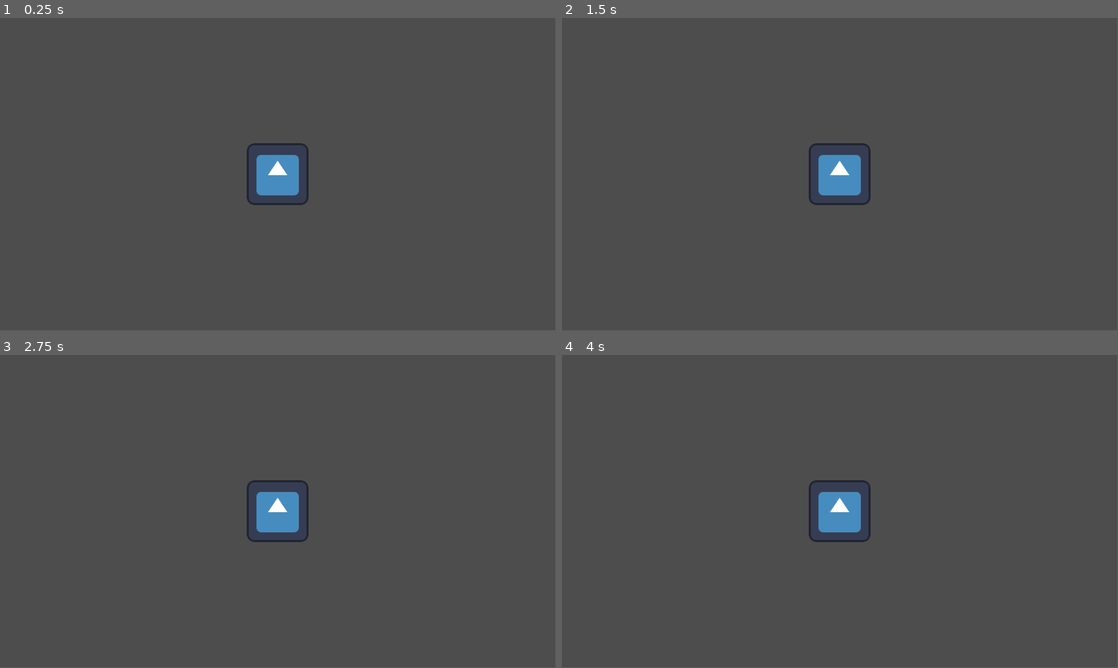
Above: before the commit, frames 1-4 (two rows, left to right).
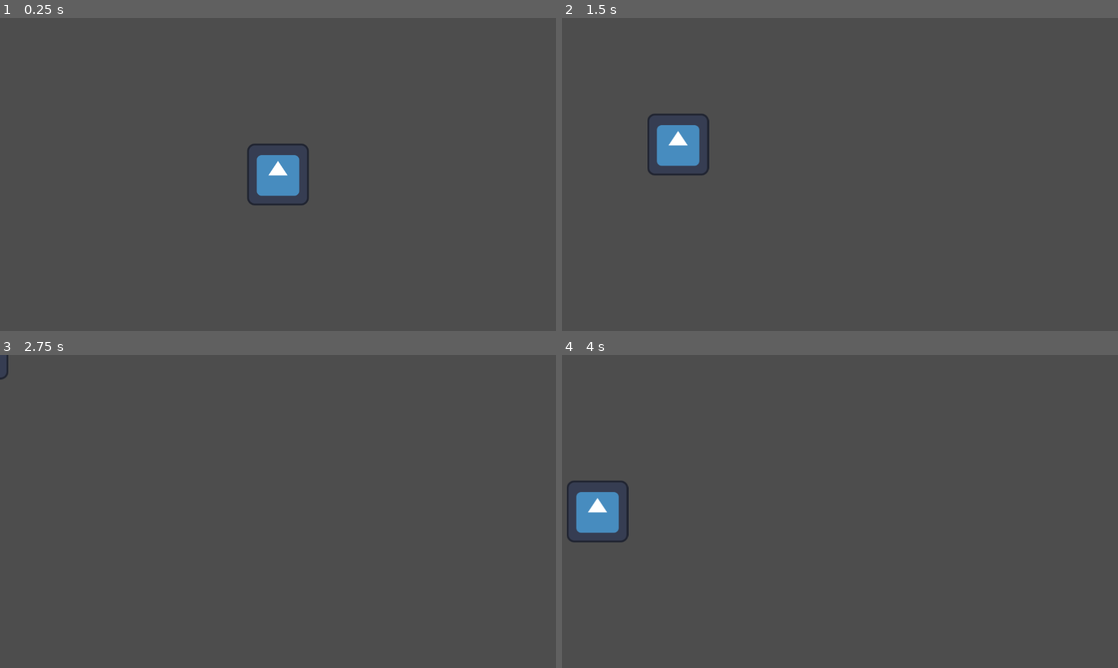
Above: after the commit, the same moments.

Repository: Senjia12/Gamejam2
Game: Godot game, scene res://Level/main.tscn
Same seed, same stepped clock (60 frames per second), same inputs: the game is played once before the commit and once after it. The engine's default icon, where the game draws it, is replaced by a stand-in: a white triangle on a blue panel in a dark square.
Inputs (mouse positions are in pixels of both pictures, inside the frame that each line leads up to):
- Up to frame 1 (0.25 s): no input
- Up to frame 2 (1.5 s): tap Enter at 0.5 s; move the mouse to (962, 158) at 0.52 s; hold D (right, bound only after the commit) 0.53-1.28 s; click (962, 158) at 0.67 s; move the mouse to (728, 190) at 1.27 s; hold S (down, bound only after the commit) from 1.28 s (still down); click (728, 190) at 1.42 s
- Up to frame 3 (2.75 s): move the mouse to (333, 442) at 2.02 s; release S (down, bound only after the commit) at 2.03 s; hold D (right, bound only after the commit) from 2.03 s (still down); click (333, 442) at 2.17 s
- Up to frame 4 (4 s): move the mouse to (812, 574) at 2.77 s; release D (right, bound only after the commit) at 2.78 s; hold W (up, bound only after the commit) 2.78-3.53 s; click (812, 574) at 2.92 s; tap Space at 3.5 s; move the mouse to (1006, 558) at 3.52 s; hold A (left, bound only after the commit) from 3.53 s (still down); click (1006, 558) at 3.67 s
In our replay, the window is 799x449 before the commit and 800x450 after it. These sizes can differ from the game's own. Grey fills any space a smaller window leaves; there, only what the larger window draws over its background counts as a difference.

The runs differ from the first frame. In frame 1, 0.1% of the frame differs, in the area x 44-56%, y 40-60%; in frame 2, 2.6%, in the area x 15-56%, y 30-60%; in frame 3, 1.3%; in frame 4, 2.6%.

Commit message:
cam

Diff:
--- a/coincoin/Globals.gd
+++ b/coincoin/Globals.gd
@@ -1,4 +1,7 @@
 extends Node
+
+
+var night := true
 
 
 
--- a/coincoin/Level/Cam controller/cam_controller.gd
+++ b/coincoin/Level/Cam controller/cam_controller.gd
@@ -1,8 +1,36 @@
 extends Camera2D
 
 
+var screen_size := Vector2.ZERO
+@export var speed := 450
 
+func _ready():
+	Input.set_mouse_mode(3)
+	screen_size = DisplayServer.window_get_size(0)
 
 
 func _physics_process(delta: float) -> void:
-	pass
+	if Globals.night:
+		var move_dir := Vector2(Input.get_action_strength("right") - Input.get_action_strength("left"), Input.get_action_strength("down") - Input.get_action_strength("up"))
+		if move_dir == Vector2.ZERO:
+			if get_local_mouse_position().x >= screen_size.x / zoom.x / 2 -20:
+				move_dir.x = 1
+			elif get_local_mouse_position().x <= -screen_size.x / zoom.x / 2 +20:
+				move_dir.x = -1
+			if get_local_mouse_position().y >= screen_size.y / zoom.x / 2 -20:
+				move_dir.y += 1
+			elif get_local_mouse_position().y <= -screen_size.y / zoom.x / 2 +20:
+				move_dir.y += -1
+		global_position += move_dir * speed * delta / zoom.x
+	else:
+		global_position = Globals.player.global_position
+
+func _input(event):
+	if event is InputEventMouseButton:
+		if event.is_pressed():
+			if event.button_index == MOUSE_BUTTON_WHEEL_DOWN:
+				if get_zoom() >= Vector2(0.5,0.5):
+					set_zoom(zoom / 1.2)
+			elif event.button_index == MOUSE_BUTTON_WHEEL_UP:
+				if get_zoom() <= Vector2(2,2):
+					set_zoom(zoom * 1.2)
--- a/coincoin/Level/main.tscn
+++ b/coincoin/Level/main.tscn
@@ -10,6 +10,8 @@
 texture = ExtResource("1_8b1fp")
 
 [node name="Cam controller" type="Camera2D" parent="."]
+position_smoothing_enabled = true
+position_smoothing_speed = 12.0
 script = ExtResource("2_x58xy")
 
 [node name="Nécromancien" parent="." instance=ExtResource("3_6rrow")]
--- a/coincoin/project.godot
+++ b/coincoin/project.godot
@@ -18,3 +18,31 @@
 [autoload]
 
 Globals="*res://Globals.gd"
+
+[display]
+
+window/stretch/mode="viewport"
+window/stretch/aspect="expand"
+
+[input]
+
+up={
+"deadzone": 0.5,
+"events": [Object(InputEventKey,"resource_local_to_scene":false,"resource_name":"","device":-1,"window_id":0,"alt_pressed":false,"shift_pressed":false,"ctrl_pressed":false,"meta_pressed":false,"pressed":false,"keycode":0,"physical_keycode":87,"key_label":0,"unicode":122,"location":0,"echo":false,"script":null)
+]
+}
+down={
+"deadzone": 0.5,
+"events": [Object(InputEventKey,"resource_local_to_scene":false,"resource_name":"","device":-1,"window_id":0,"alt_pressed":false,"shift_pressed":false,"ctrl_pressed":false,"meta_pressed":false,"pressed":false,"keycode":0,"physical_keycode":83,"key_label":0,"unicode":115,"location":0,"echo":false,"script":null)
+]
+}
+right={
+"deadzone": 0.5,
+"events": [Object(InputEventKey,"resource_local_to_scene":false,"resource_name":"","device":-1,"window_id":0,"alt_pressed":false,"shift_pressed":false,"ctrl_pressed":false,"meta_pressed":false,"pressed":false,"keycode":0,"physical_keycode":68,"key_label":0,"unicode":100,"location":0,"echo":false,"script":null)
+]
+}
+left={
+"deadzone": 0.5,
+"events": [Object(InputEventKey,"resource_local_to_scene":false,"resource_name":"","device":-1,"window_id":0,"alt_pressed":false,"shift_pressed":false,"ctrl_pressed":false,"meta_pressed":false,"pressed":false,"keycode":0,"physical_keycode":65,"key_label":0,"unicode":113,"location":0,"echo":false,"script":null)
+]
+}
